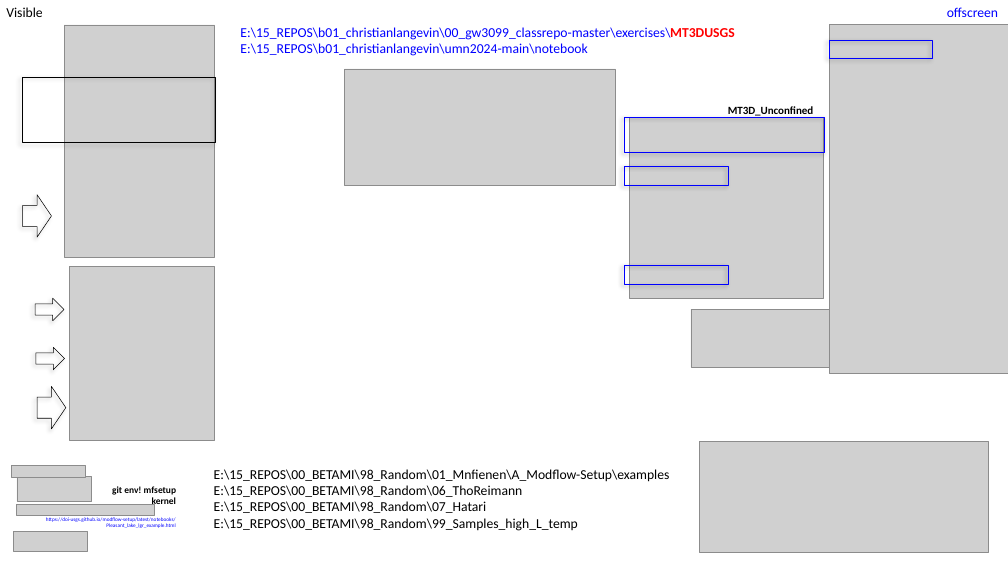
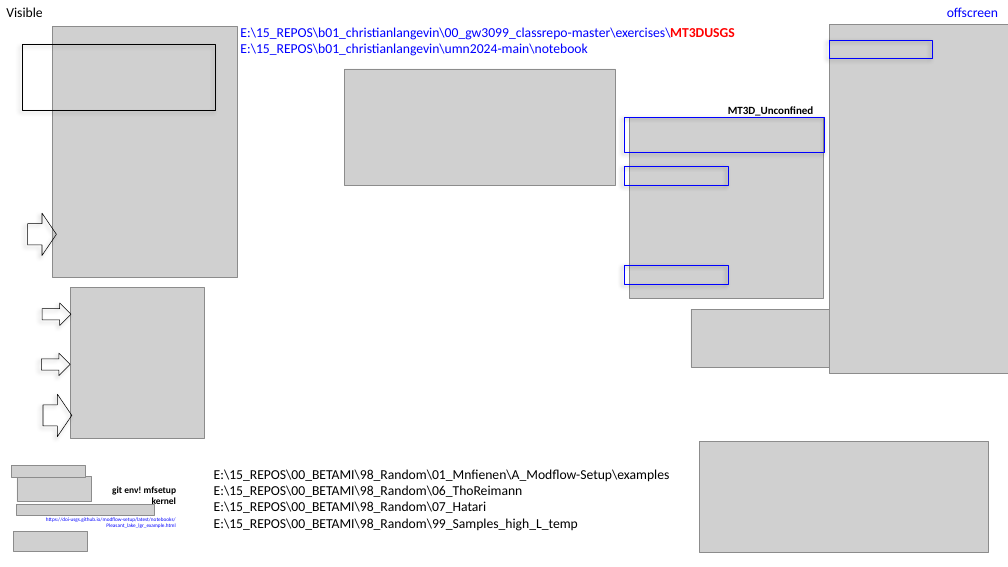
Before and after one commit to grossiRM/00_Betami, a slide deck: slide 4 of 01_Follow_up__activities.pptx. Drawn at 1008x567 pixels with LibreOffice and Linux fonts; fonts in the diff are those of the drawing; grey boxes stand for pictures. Boxes give left, top, right and bottom in pixels: in the first picture for what was removed or moved away, otherwise in the second. Text is boxed around its words. In the diff, an @@ line names an element or a change of style, - is before the commit and + after.

```diff
--- a/01_Follow_up__activities.pptx
+++ b/01_Follow_up__activities.pptx
@@ picture: place and size @@
-picture at [64,25,215,257]
+picture at [53,26,237,277]
@@ rectangle: place and size @@
-rectangle at [23,77,215,143]
+rectangle at [23,45,215,110]
@@ right arrow: place and size @@
-right arrow at [23,195,51,237]
+right arrow at [28,213,57,256]
@@ picture: place and size @@
-picture at [70,266,215,440]
+picture at [70,287,204,439]
@@ right arrow: place and size @@
-right arrow at [36,298,64,321]
+right arrow at [42,303,71,326]
@@ right arrow: place and size @@
-right arrow at [36,347,64,370]
+right arrow at [42,353,70,376]
@@ right arrow: place and size @@
-right arrow at [37,386,66,429]
+right arrow at [43,394,72,436]
```
Also in this commit, not shown: 1 other slide changed.
